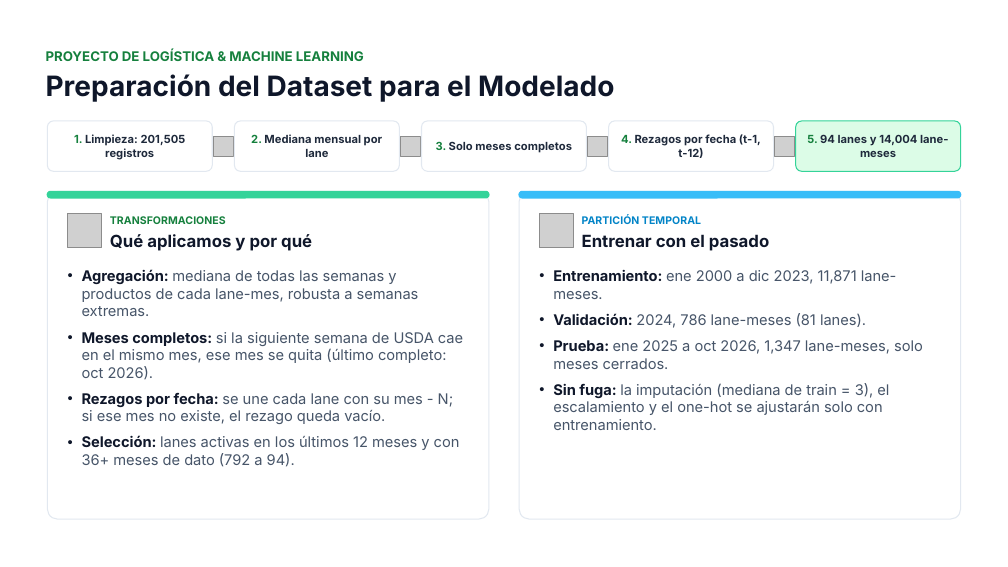
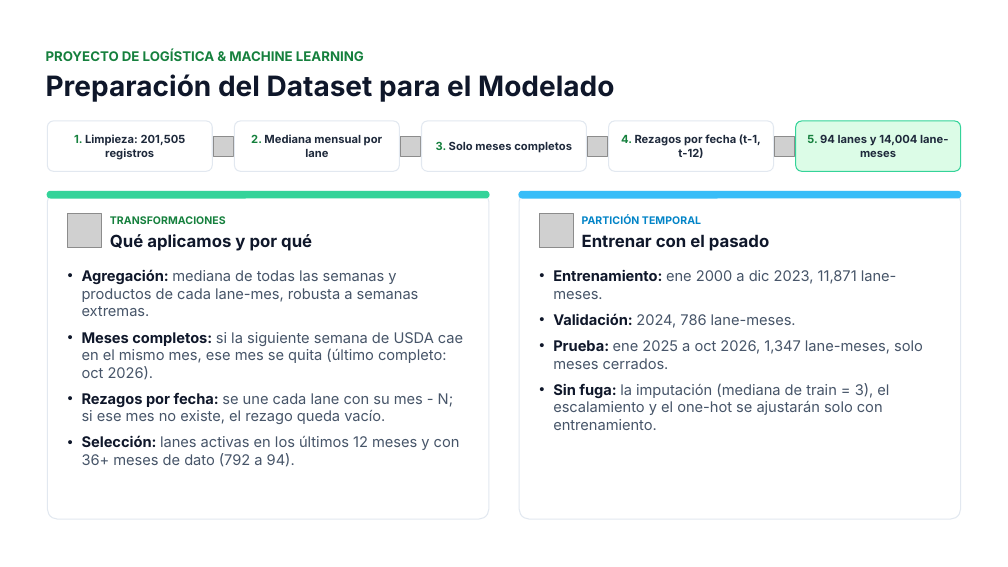
Before and after one commit to jmartinezvogel/reefer-spot-rate-forecasting, a slide deck: slide 4 of docs/ML_E3_Equipo1.pptx. Drawn at 1008x567 pixels with LibreOffice and Linux fonts; fonts in the diff are those of the drawing; grey boxes stand for pictures. Boxes give left, top, right and bottom in pixels: in the first picture for what was removed or moved away, otherwise in the second. Text is boxed around its words. In the diff, an @@ line names an element or a change of style, - is before the commit and + after.

```diff
--- a/docs/ML_E3_Equipo1.pptx
+++ b/docs/ML_E3_Equipo1.pptx
@@ text at <box>553,313,796,328</box>: text changed @@
-• Validación: 2024, 786 lane-meses (81 lanes).
+• Validación: 2024, 786 lane-meses.
```
Also in this commit, not shown: 1 other slide changed, 2 other files.
